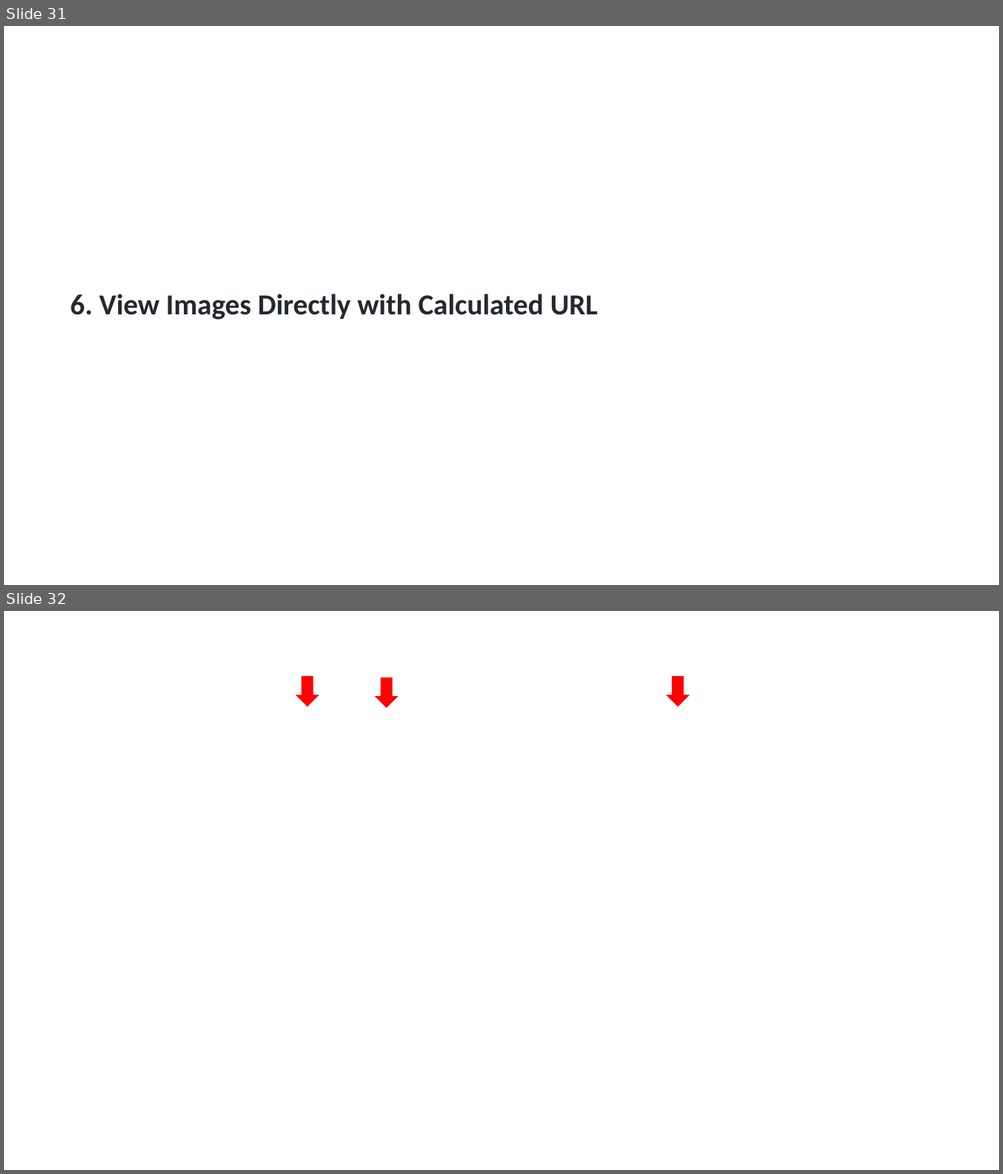
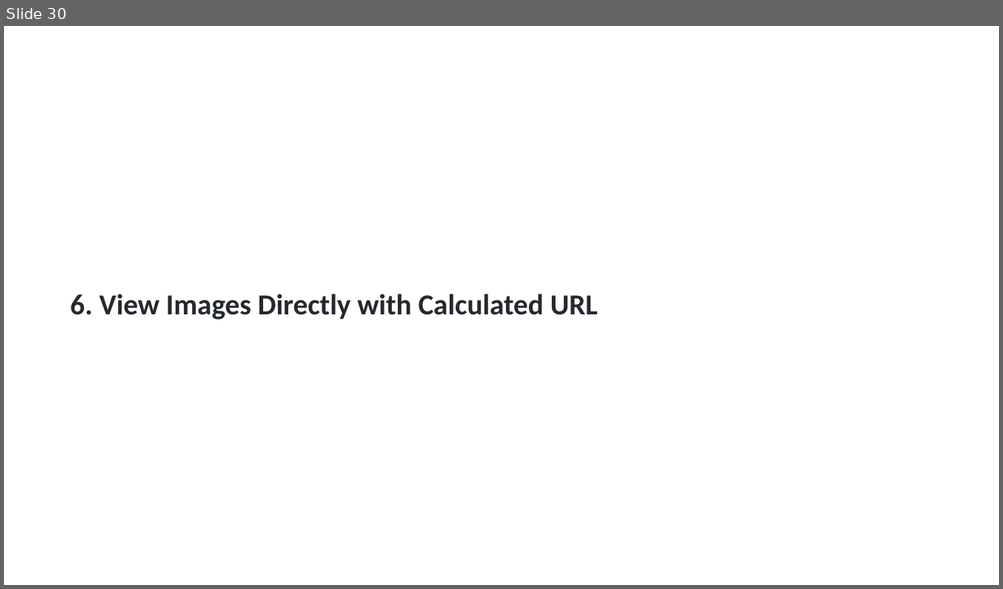
Before and after one commit to drfranknlee/udc-for-cancer-imaging, a slide deck: scenario1/rm/T101434-s1.pptx. Shown one above the other, each under a label of ours: slides 31 and 32 before the commit, slide 30 after it. The pictures are 1003x1174 and 1003x589 pixels, drawn with LibreOffice and Linux fonts; fonts in the diff are those of the drawing; background and template pictures are left out. Boxes give left, top, right and bottom in pixels: in the first picture for what was removed or moved away, otherwise in the second. Text is boxed around its words. In the diff, an @@ line names an element or a change of style, - is before the commit and + after.

```diff
--- a/scenario1/rm/T101434-s1.pptx
+++ b/scenario1/rm/T101434-s1.pptx
@@ slide 32 removed at <box>4,611,999,1170</box>, background picture (left out) @@
@@ right arrow removed at <box>296,676,319,707</box> @@
@@ right arrow removed at <box>666,676,690,707</box> @@
@@ right arrow removed at <box>375,678,398,709</box> @@
@@ what was slide 31 is now slide 30 @@
```
Also in this commit, not shown: 5 slides added, 5 other slides removed, 16 other files.
